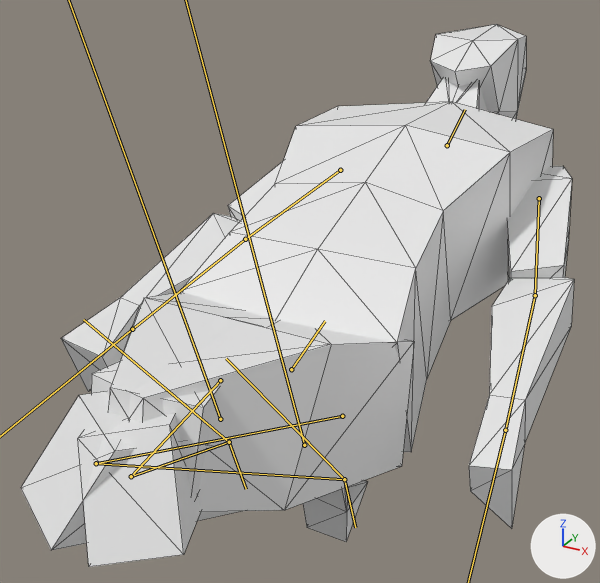
The glTF model Import/Player.glb, before and after one commit.
Both versions are drawn from a camera (50 mm lens) standing at (0.513, -1.025, 1.791) and looking at (-0.076, 0.046, 1.256). Every picture has the same lights, and +X, +Y and +Z are marked at lower right. Both versions are drawn at frame 5 of the action 'Pushback'; the numbers are the values there. The bones that bend it are drawn over the model as lines. Mesh edges are drawn as thin lines.
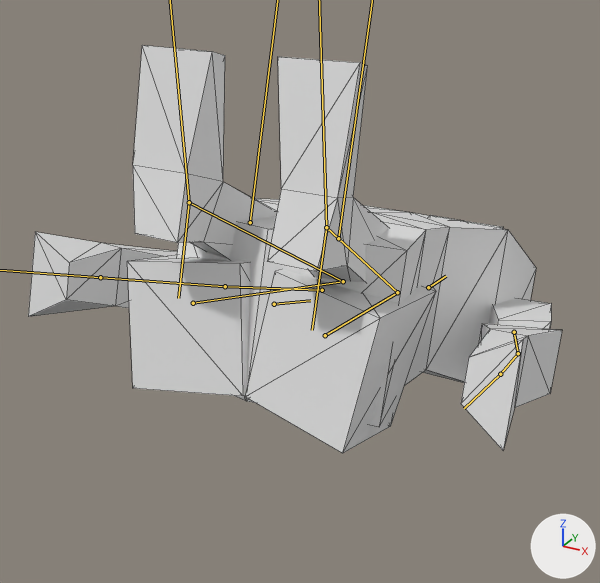
Changed parts and their boxes [x1, y1, x2, y2] in the pictures (600 x 583 px):
'Cube', posed (25% shorter)
    before: [21, 24, 574, 567]
    after: [28, 45, 562, 453]
bone 'Body', root to tip
    before: (291, 369) to (325, 321)
    after: (274, 304) to (310, 300)
bone 'UpperLeg.L', root to tip
    before: (342, 416) to (96, 463)
    after: (325, 335) to (397, 292)
bone 'LowerLeg.L', root to tip
    before: (96, 463) to (344, 479)
    after: (397, 292) to (326, 227)
bone 'UpperLeg.R', root to tip
    before: (220, 380) to (131, 476)
    after: (193, 303) to (343, 281)
bone 'LowerLeg.R', root to tip
    before: (131, 476) to (229, 442)
    after: (343, 281) to (189, 202)

The edits, one by one:
Bone 'Body' (bone_body) moves from (0.0, 0.297, 0.132) to (0.0, 0.415, 0.184).
Bone 'Body' (bone_body) turns from (-70, 0, 0) to (-106, 0, 0) degrees about its own x, y and z.
Bone 'UpperLeg.L' (bone_upperleg_l) turns from (32, 12, -16) to (176, -7, 8) degrees about its own x, y and z.
Bone 'LowerLeg.L' (bone_lowerleg_l) turns from (-158, -20, -4) to (-154, -19, -4) degrees about its own x, y and z.
Bone 'Foot.L' (bone_foot_l) turns from (125, -22, 17) to (-21, -12, 12) degrees about its own x, y and z.
Bone 'UpperLeg.R' (bone_upperleg_r) turns from (32, -12, 16) to (176, 7, -8) degrees about its own x, y and z.
Bone 'LowerLeg.R' (bone_lowerleg_r) turns from (-158, 20, 4) to (-154, 19, 4) degrees about its own x, y and z.
Bone 'Foot.R' (bone_foot_r) turns from (125, 22, -17) to (-21, 12, -12) degrees about its own x, y and z.
